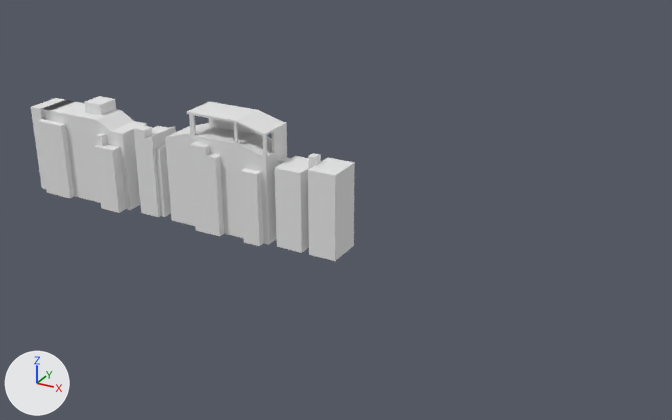
Two versions of the FBX model Assets/Models/LevelModels/GameProjectMap1.fbx, one commit apart.
The view is the same before and after, from a 50 mm camera at (156.1, -149.1, 83.7) aimed at (73.2, 1.4, 8.4). The lights are fixed; the arrows at lower left show +X, +Y and +Z. Where no turn or scale is listed for an object, it has been applied to the vertices.
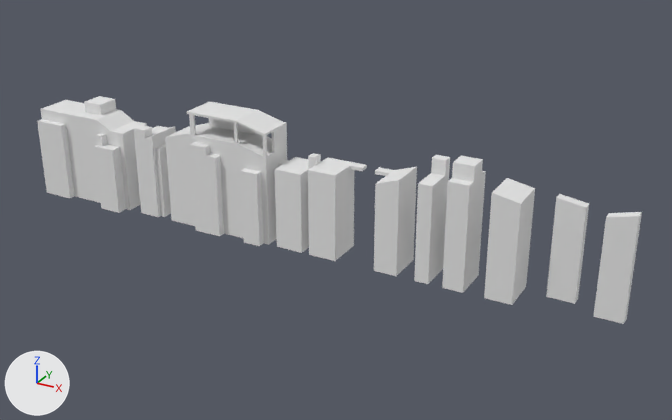
Edits to the scene script, one JSON object a line:
```json
{"block": "me_cube_010", "where": "# used by ob_cube_009; location = (73.0, 0.0, 0.0)"}
{"op": "remove", "block": "me_cube_010", "code": "me_cube_010.from_pydata(...)  # 8 vertices, 6 faces; spans x -3.0..3.0, y -4.0..4.0, z 0.0..18.3"}
{"op": "add", "block": "me_cube_010", "code": "me_cube_010.from_pydata(...)  # 31 vertices, 23 faces; spans x -3.0..16.5, y -4.0..4.0, z 0.0..19.9"}
{"block": "me_cube_010", "change": "me_cube_010 part 1: a new loose piece of 16 vertices spanning x 8.5..16.5, y -4.0..4.0, z 0.0..19.9, in mat_material (white #e7e7e7)"}
{"op": "add", "block": "me_cube_015", "code": ["me_cube_015 = bpy.data.meshes.new('Cube.015')", "me_cube_015.from_pydata([(2.7, 1.0, 0.0), (2.7, -1.0, 0.0), (-2.7, -1.0, 0.0), (-2.7, 1.0, 0.0), (2.7, 1.0, 20.6), (2.7, -1.0, 20.6), (-2.7, -1.0, 19.3), (-2.7, 1.0, 19.3)], [], [(0, 1, 2, 3), (4, 7, 6, 5), (0, 4, 5, 1), (1, 5, 6, 2), (2, 6, 7, 3), (4, 0, 3, 7)])", "me_cube_015.materials.append(mat_material)  # white #e7e7e7"]}
{"op": "add", "block": "me_cube_012", "code": ["me_cube_012 = bpy.data.meshes.new('Cube.012')", "me_cube_012.from_pydata(...)  # 14 vertices, 11 faces; spans x -3.0..-0.2, y -4.0..4.0, z 0.0..23.0", "me_cube_012.materials.append(mat_material)  # white #e7e7e7"]}
{"op": "add", "block": "me_cube_013", "code": ["me_cube_013 = bpy.data.meshes.new('Cube.013')", "me_cube_013.from_pydata(...)  # 16 vertices, 12 faces; spans x -3.0..1.1, y -4.0..4.0, z 0.0..24.5", "me_cube_013.materials.append(mat_material)  # white #e7e7e7"]}
{"op": "add", "block": "me_cube_014", "code": ["me_cube_014 = bpy.data.meshes.new('Cube.014')", "me_cube_014.from_pydata([(2.7, 4.0, 0.0), (2.7, 2.0, 0.0), (-2.7, 2.0, 0.0), (-2.7, 4.0, 0.0), (2.7, 4.0, 19.1), (2.7, 2.0, 19.1), (-2.7, 2.0, 19.9), (-2.7, 4.0, 19.9)], [], [(0, 1, 2, 3), (4, 7, 6, 5), (0, 4, 5, 1), (1, 5, 6, 2), (2, 6, 7, 3), (4, 0, 3, 7)])", "me_cube_014.materials.append(mat_material)  # white #e7e7e7"]}
{"op": "add", "block": "me_cube_001", "code": ["me_cube_001 = bpy.data.meshes.new('Cube.001')", "me_cube_001.from_pydata([(2.7, 4.0, 0.0), (2.7, -4.0, 0.0), (-2.7, -4.0, 0.0), (-2.7, 4.0, 0.0), (2.7, 4.0, 20.0), (2.7, -4.0, 20.0), (-2.7, -4.0, 21.0), (-2.7, 4.0, 21.0)], [], [(0, 1, 2, 3), (4, 7, 6, 5), (0, 4, 5, 1), (1, 5, 6, 2), (2, 6, 7, 3), (4, 0, 3, 7)])", "me_cube_001.materials.append(mat_material)  # white #e7e7e7"]}
{"op": "remove", "block": "ob_cube_004", "code": ["ob_cube_004 = bpy.data.objects.new('Cube.004', me_cube_004)", "ob_cube_004.location = (0.0, 0.0, 0.0)"]}
{"op": "add", "block": "ob_cube_015", "code": ["ob_cube_015 = bpy.data.objects.new('Cube.015', me_cube_015)", "ob_cube_015.location = (129.3, 0.0, 0.0)"]}
{"op": "add", "block": "ob_cube_011", "code": ["ob_cube_011 = bpy.data.objects.new('Cube.011', me_cube_012)", "ob_cube_011.location = (96.3, 0.0, 0.0)"]}
{"op": "add", "block": "ob_cube_012", "code": ["ob_cube_012 = bpy.data.objects.new('Cube.012', me_cube_013)", "ob_cube_012.location = (102.0, 0.0, 0.0)"]}
{"op": "add", "block": "ob_cube_014", "code": ["ob_cube_014 = bpy.data.objects.new('Cube.014', me_cube_014)", "ob_cube_014.location = (119.8, 0.0, 0.0)"]}
{"op": "add", "block": "ob_cube_013", "code": ["ob_cube_013 = bpy.data.objects.new('Cube.013', me_cube_001)", "ob_cube_013.location = (110.0, 0.0, 0.0)"]}
```

Pixel boxes [x1, y1, x2, y2] of what changed, in the pictures (672 x 420 px):
```json
{"object": "Cube.009", "change": "reshaped", "before": [308, 157, 355, 261], "after": [308, 157, 417, 276], "on screen": "129% wider, 14% taller"}
{"object": "Cube.013", "change": "added", "after": [484, 178, 535, 305]}
{"object": "Cube.012", "change": "added", "after": [442, 156, 486, 293]}
{"object": "Cube.015", "change": "added", "after": [593, 212, 642, 324]}
{"object": "Cube.014", "change": "added", "after": [546, 194, 589, 304]}
{"object": "Cube.011", "change": "added", "after": [414, 155, 450, 284]}
{"object": "Cube.004", "change": "deleted", "before": [31, 98, 72, 189]}
{"part": 1, "of": "me_cube_010", "change": "added", "after": [374, 167, 417, 276]}
```
